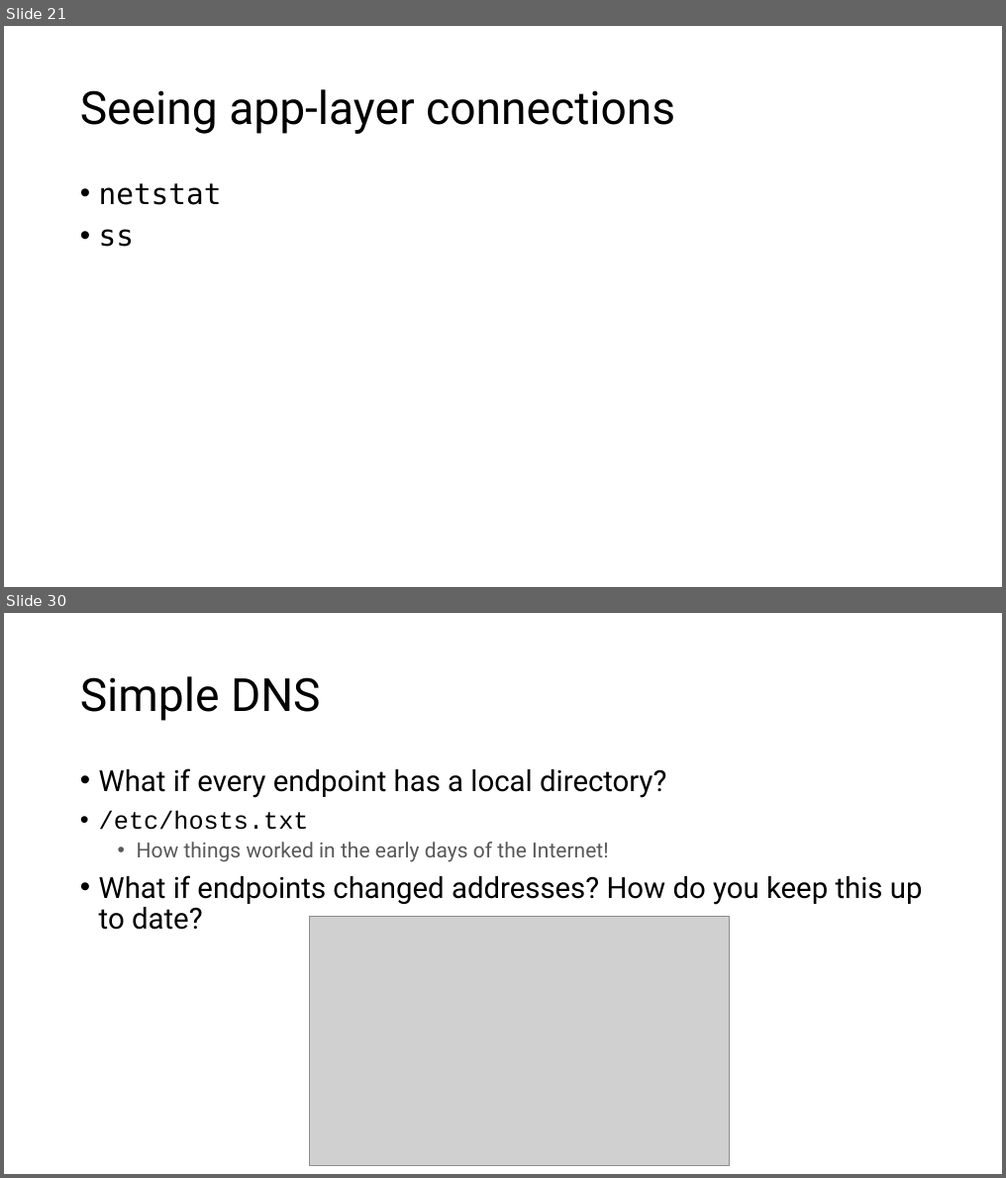
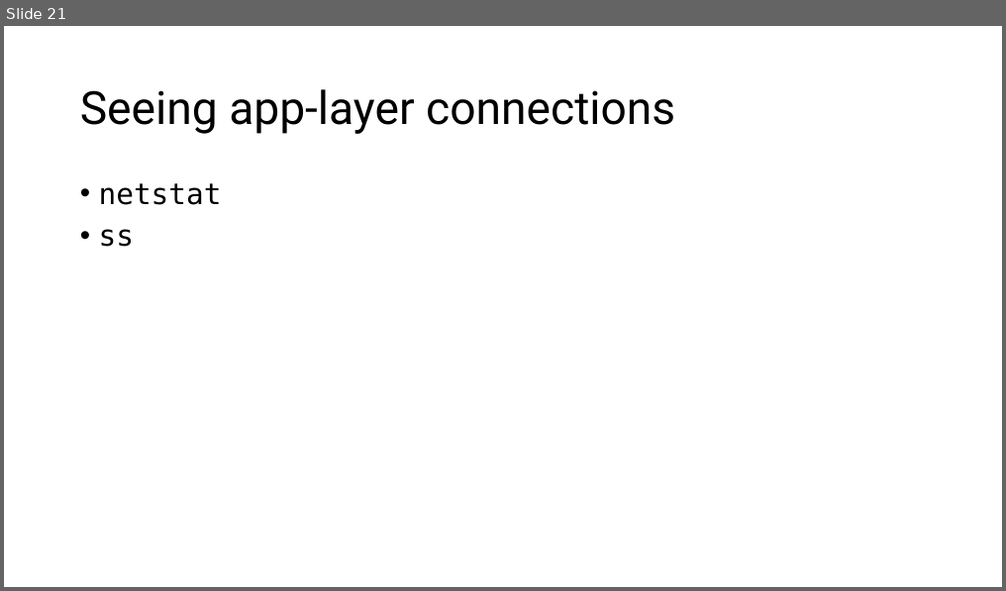
Before and after one commit to ngsrinivas/coursegen, a slide deck: ex/352-F24/staging/352-F24/lectures/03-measurement-app.pptx. Shown one above the other, each under a label of ours: slides 21 and 30 before the commit, slide 21 after it; the slides between them are not shown. The pictures are 1006x1178 and 1006x591 pixels, drawn with LibreOffice and Linux fonts; fonts in the diff are those of the drawing; grey boxes stand for pictures. Boxes give left, top, right and bottom in pixels: in the first picture for what was removed or moved away, otherwise in the second. Text is boxed around its words. In the diff, an @@ line names an element or a change of style, - is before the commit and + after.

```diff
--- a/ex/352-F24/staging/352-F24/lectures/03-measurement-app.pptx
+++ b/ex/352-F24/staging/352-F24/lectures/03-measurement-app.pptx
@@ slide 30 removed at (4, 613, 1002, 1174), background #FFFFFF @@
@@ title removed at (80, 676, 321, 721) @@
-Simple DNS
@@ text removed at (99, 768, 923, 930) @@
-• What if every endpoint has a local directory?
-• /etc/hosts.txt
-  • How things worked in the early days of the Internet!
-• What if endpoints changed addresses? How do you keep this up to date?
@@ picture removed at (310, 916, 729, 1166) @@
```
Also in this commit, not shown: 9 other slides removed, 4 other files.
